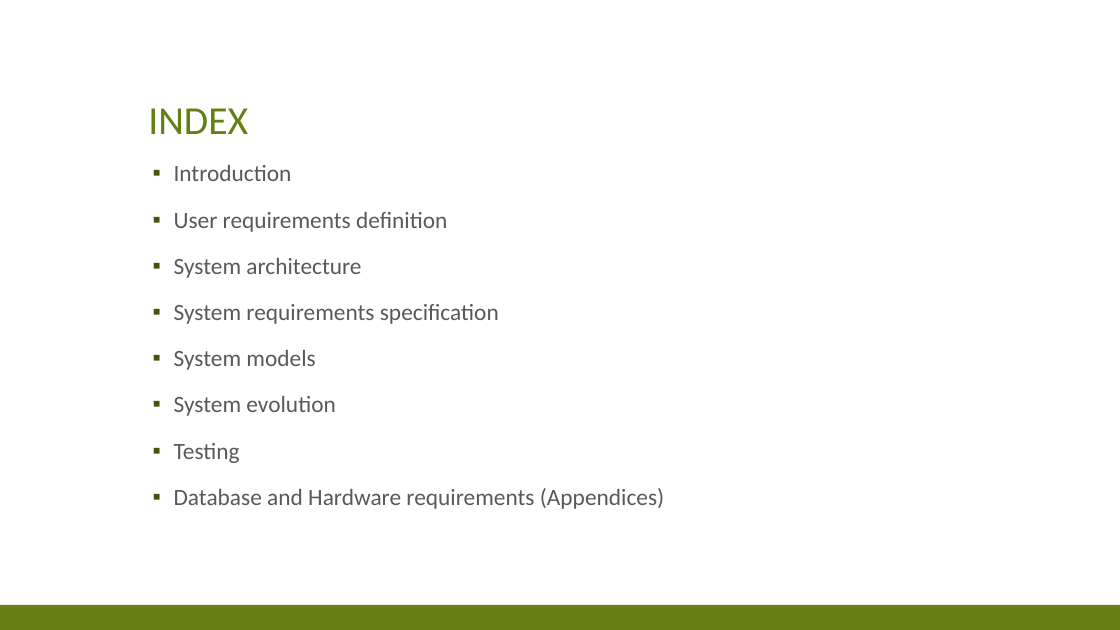
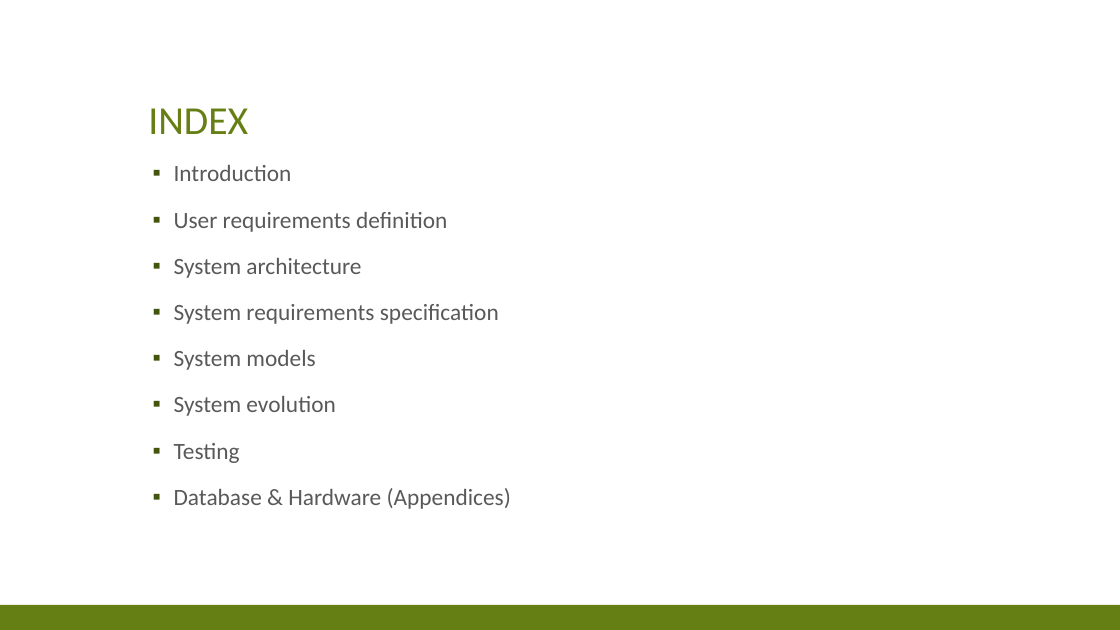
Before and after one commit to res13/ch.bfh.bti7081.s2018.white, a slide deck: slide 2 of doc/task02/Presentation_2.pptx. Drawn at 1120x630 pixels with LibreOffice and Linux fonts; fonts in the diff are those of the drawing. Boxes give left, top, right and bottom in pixels: in the first picture for what was removed or moved away, otherwise in the second. Text is boxed around its words. In the diff, an @@ line names an element or a change of style, - is before the commit and + after.

Commit message:
Add files via upload
Added presentation slides and appendices in Doku

```diff
--- a/doc/task02/Presentation_2.pptx
+++ b/doc/task02/Presentation_2.pptx
@@ text at [174,488,511,509]: text changed @@
-▪ Database and Hardware requirements (Appendices)
+▪ Database & Hardware (Appendices)
```
Also in this commit, not shown: 2 slides added, 2 slides removed, 1 other file.
